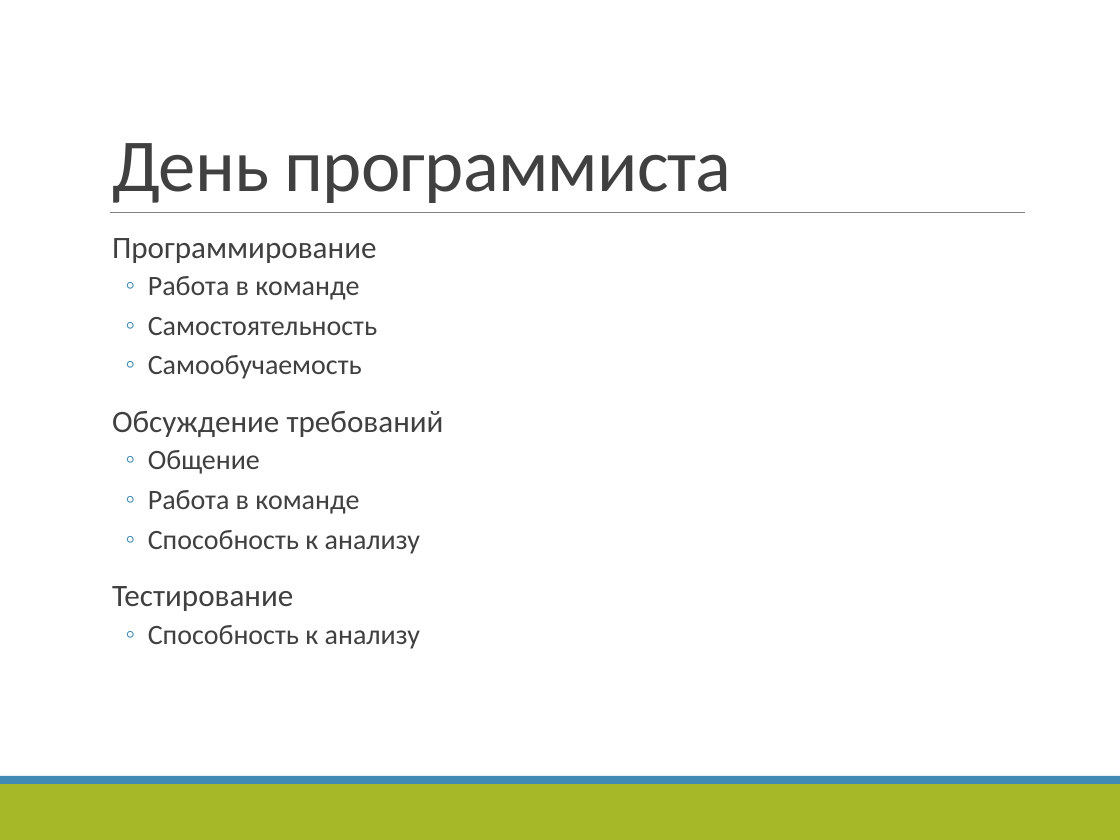
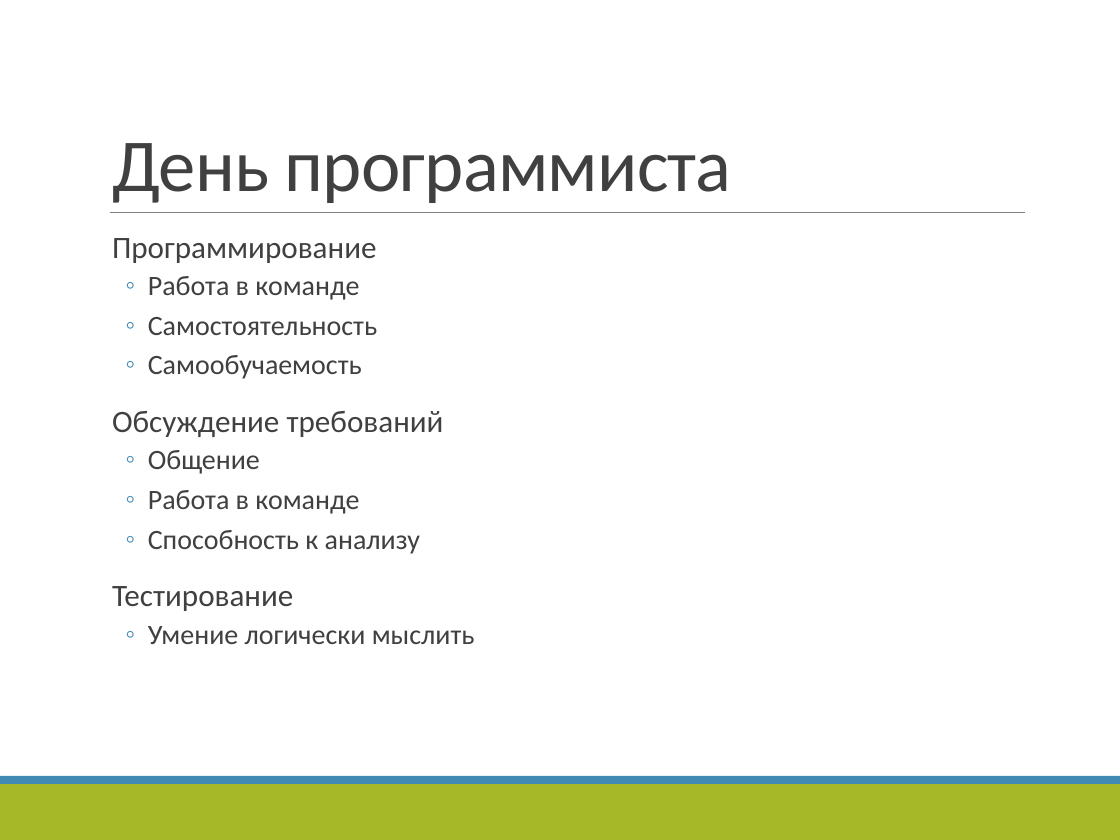
Before and after one commit to vitali-kviatkouski/personal, a slide deck: slide 23 of epamkids/EPAMKids-Worked_out.pptx. Drawn at 1120x840 pixels with LibreOffice and Linux fonts; fonts in the diff are those of the drawing. Boxes give left, top, right and bottom in pixels: in the first picture for what was removed or moved away, otherwise in the second. Text is boxed around its words. In the diff, an @@ line names an element or a change of style, - is before the commit and + after.

```diff
--- a/epamkids/EPAMKids-Worked_out.pptx
+++ b/epamkids/EPAMKids-Worked_out.pptx
@@ text at [148,626,475,644]: text changed @@
-  ◦ Способность к анализу
+  ◦ Умение логически мыслить
```
